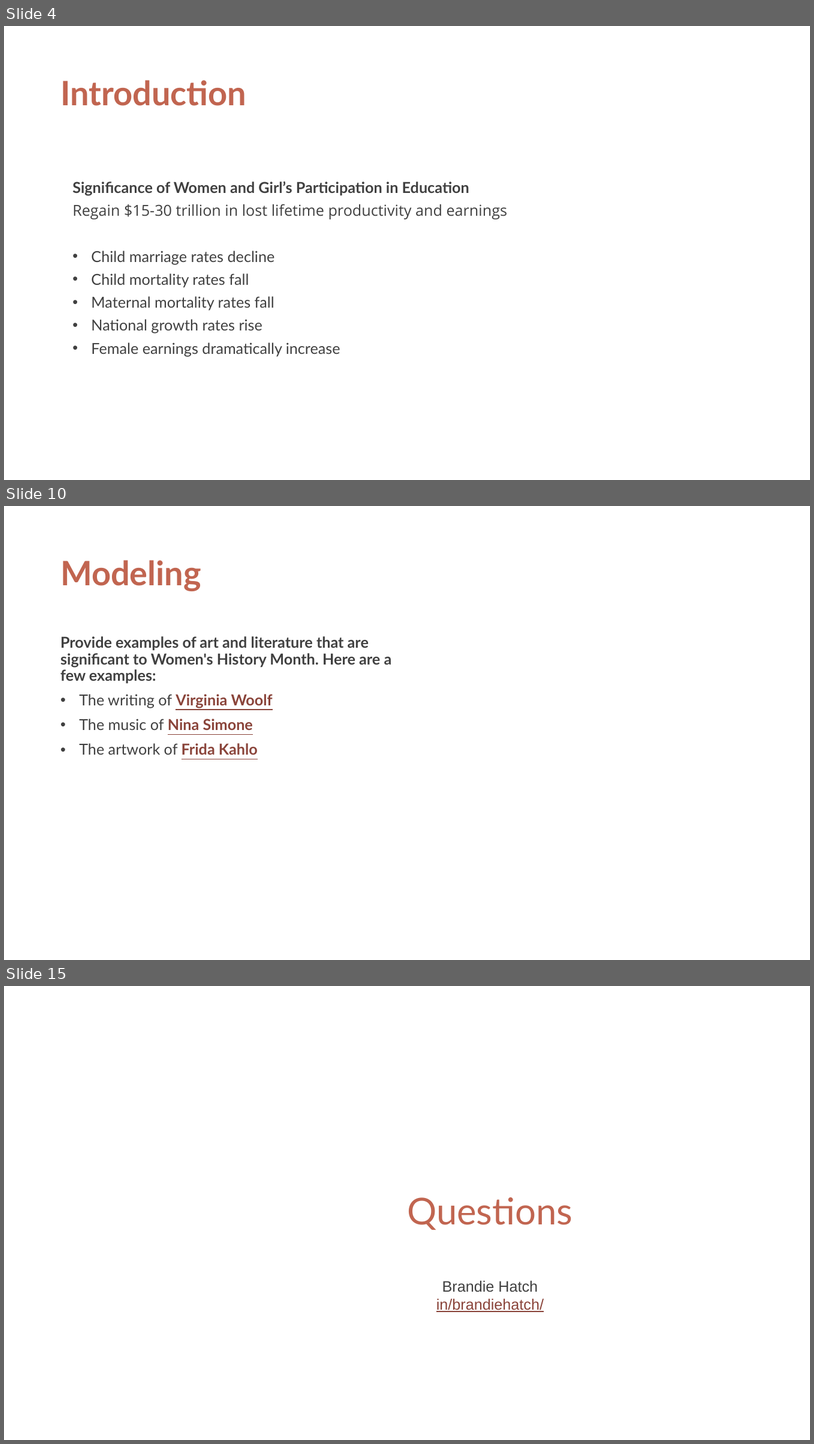
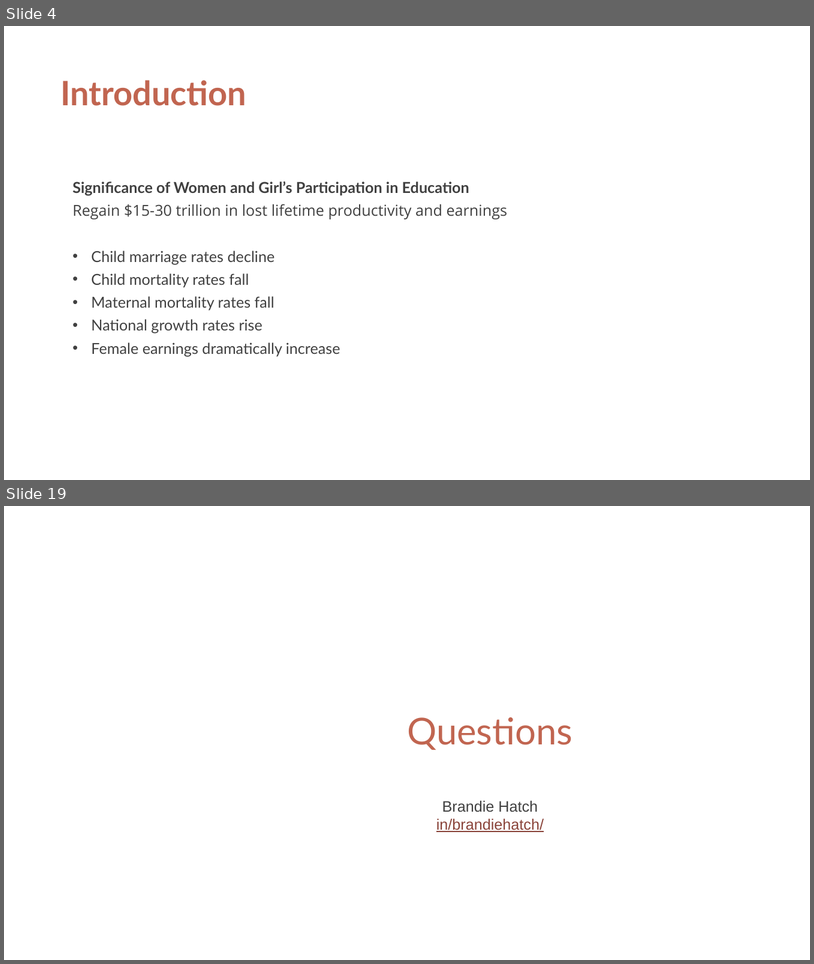
Before and after one commit to brandiehatch/capstone, a slide deck: capstone.pptx. Shown one above the other, each under a label of ours: slides 4, 10 and 15 before the commit, slides 4 and 19 after it; the slides between them are not shown. The pictures are 814x1444 and 814x964 pixels, drawn with LibreOffice and Linux fonts; fonts in the diff are those of the drawing; background and template pictures are left out. Boxes give left, top, right and bottom in pixels: in the first picture for what was removed or moved away, otherwise in the second. Text is boxed around its words. In the diff, an @@ line names an element or a change of style, - is before the commit and + after.

```diff
--- a/capstone.pptx
+++ b/capstone.pptx
@@ slide 10 removed at (x1=4, y1=506, x2=810, y2=960), background #FFFFFF @@
@@ title removed at (x1=60, y1=560, x2=201, y2=591) @@
-Modeling
@@ text removed at (x1=60, y1=636, x2=392, y2=754) @@
-Provide examples of art and literature that are significant to Women's History Month. Here are a few examples:
-  • The writing of Virginia Woolf
-  • The music of Nina Simone
-  • The artwork of Frida Kahlo
@@ what was slide 15 is now slide 19 @@
```
Also in this commit, not shown: 3 slides changed, 10 slides added, 5 other slides removed, 12 other files.
